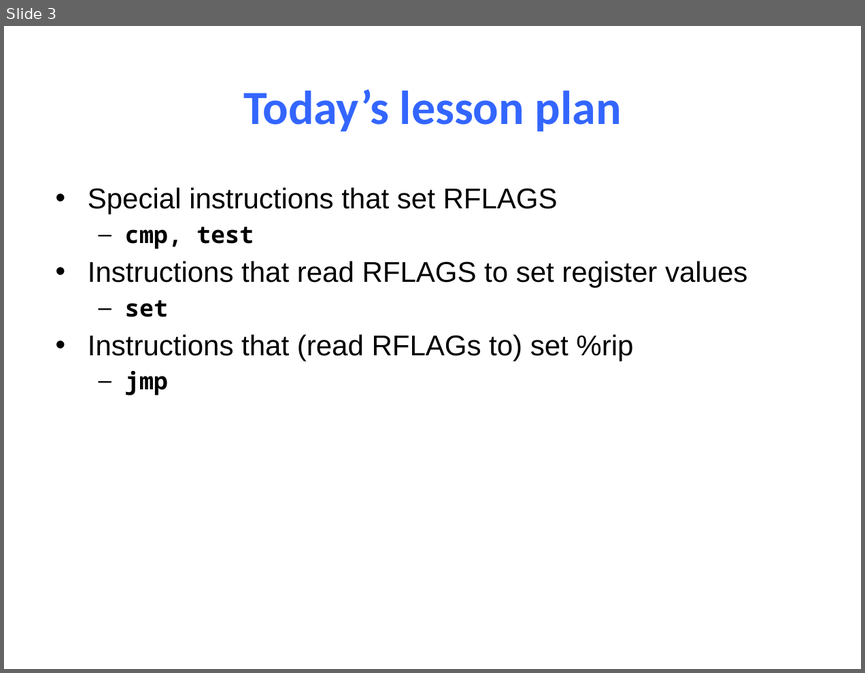
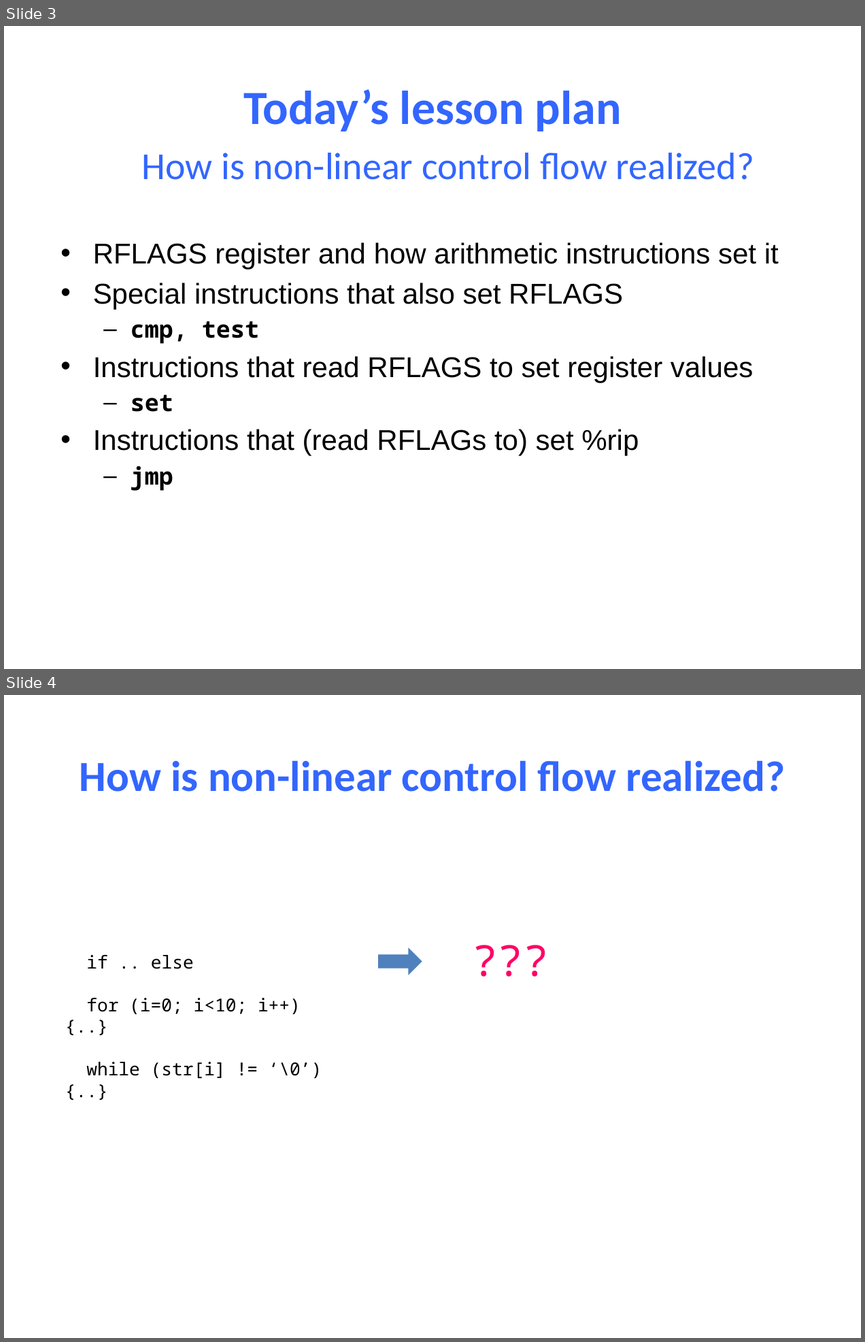
Before and after one commit to NYU-CSO/nyu-cso.github.io, a slide deck: notes/08-Machine_Control.pptx. Shown one above the other, each under a label of ours: slide 3 before the commit, slides 3 and 4 after it. The pictures are 865x673 and 865x1342 pixels, drawn with LibreOffice and Linux fonts; fonts in the diff are those of the drawing. Boxes give left, top, right and bottom in pixels: in the first picture for what was removed or moved away, otherwise in the second. Text is boxed around its words. In the diff, an @@ line names an element or a change of style, - is before the commit and + after.

```diff
--- a/notes/08-Machine_Control.pptx
+++ b/notes/08-Machine_Control.pptx
@@ slide 4 added at (x1=4, y1=695, x2=861, y2=1338), background #FFFFFF @@
@@ title added at (x1=79, y1=760, x2=785, y2=792), 36 pt, text #3366FF, bold @@
+How is non-linear control flow realized?
@@ text added at (x1=469, y1=930, x2=558, y2=979), 36 pt, text #FF0066 @@
+???
@@ text added at (x1=86, y1=955, x2=322, y2=1078), 15 pt, text #000000 @@
+if .. else
+for (i=0; i<10; i++) {..}
+while (str[i] != ‘\0’) {..}
@@ right arrow added at (x1=379, y1=948, x2=422, y2=975), fill #4F81BD @@
@@ slide 3 changed as well @@
@@ text added at (x1=141, y1=152, x2=754, y2=180), 32 pt, text #3366FF @@
+How is non-linear control flow realized?
@@ text "RFLAGS register and how arithmetic ..." moved from (x1=88, y1=187, x2=747, y2=395) to (x1=93, y1=242, x2=779, y2=490) @@
@@ text at (x1=93, y1=242, x2=779, y2=309): text changed @@
-• Special instructions that set RFLAGS
+• RFLAGS register and how arithmetic instructions set it
+• Special instructions that also set RFLAGS
```
Also in this commit, not shown: 17 other slides changed, 16 other slides added, 2 other files.
